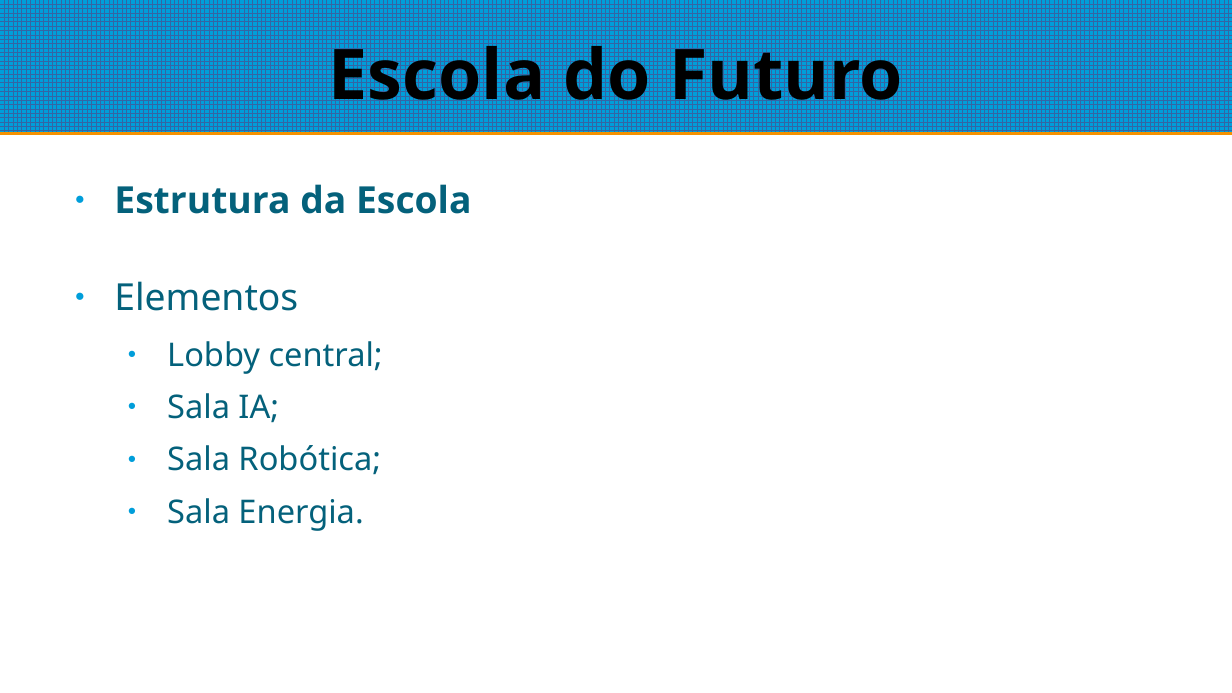
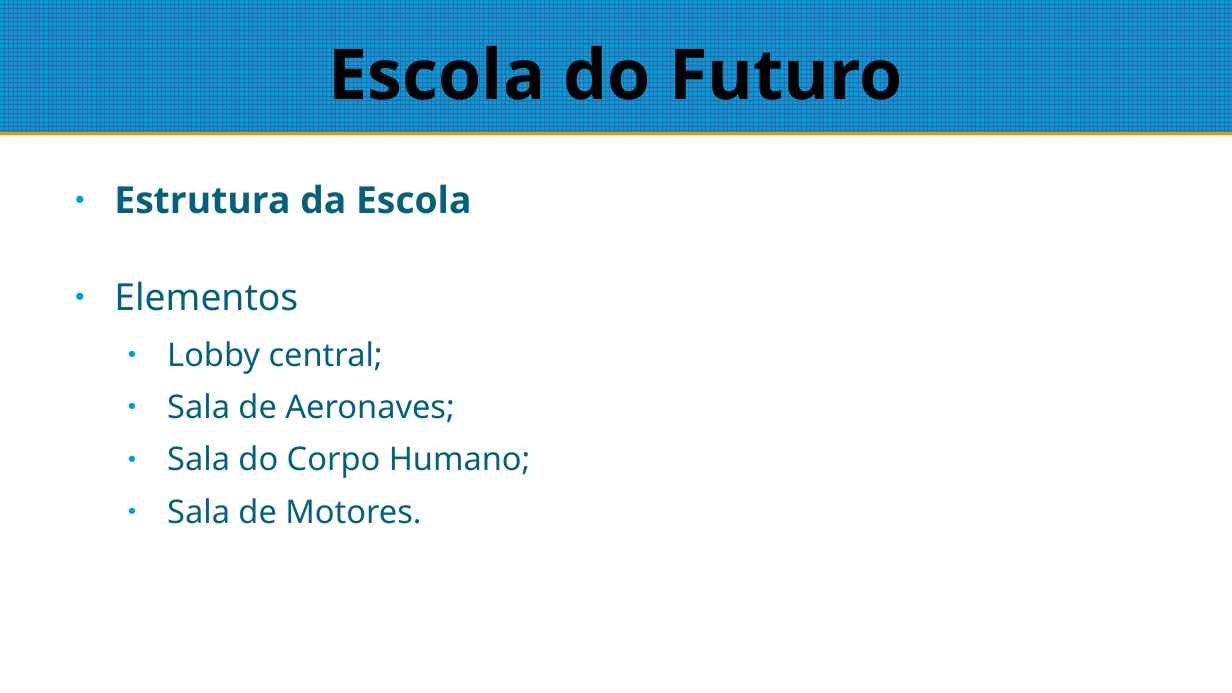
Before and after one commit to rjfurlan/CourseIRede_Web3_Hackathon_EscolaDoFuturo, a slide deck: slide 4 of docs/Slides.odp. Drawn at 1232x693 pixels with LibreOffice and Linux fonts; fonts in the diff are those of the drawing. Boxes give left, top, right and bottom in pixels: in the first picture for what was removed or moved away, otherwise in the second. Text is boxed around its words. In the diff, an @@ line names an element or a change of style, - is before the commit and + after.

Commit message:
Add Pitch

```diff
--- a/docs/Slides.odp
+++ b/docs/Slides.odp
@@ text at [167, 393, 531, 524]: text changed @@
-  ● Sala IA;
-  ● Sala Robótica;
-  ● Sala Energia.
+  ● Sala de Aeronaves;
+  ● Sala do Corpo Humano;
+  ● Sala de Motores.
```
Also in this commit, not shown: 4 other files.
